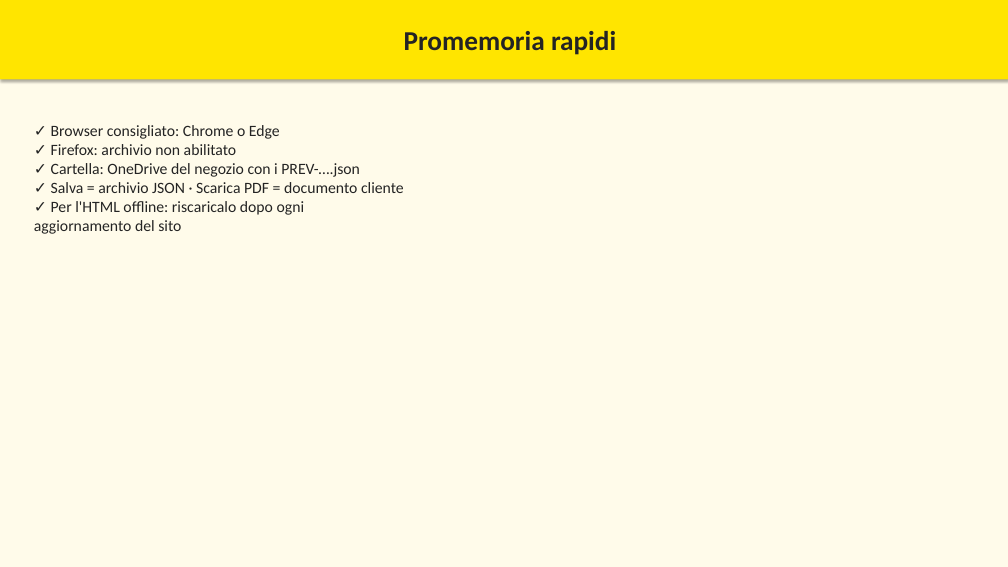
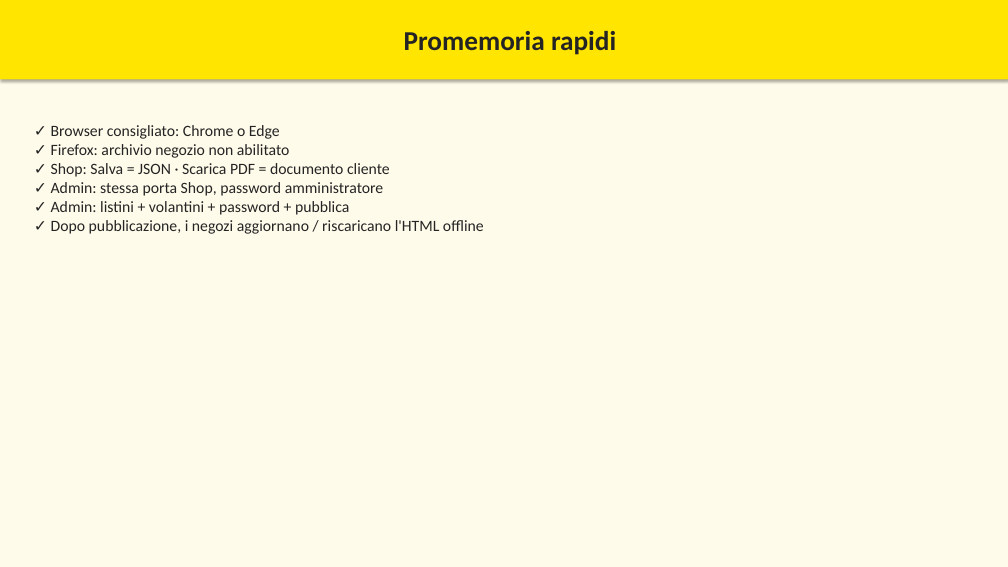
Before and after one commit to MBRP95/Preventivatore, a slide deck: slide 19 of docs/manuale/Manuale_Preventivatore_Shop_Assistant.pptx (slide 13 before the commit). Drawn at 1008x567 pixels with LibreOffice and Linux fonts; fonts in the diff are those of the drawing. Boxes give left, top, right and bottom in pixels: in the first picture for what was removed or moved away, otherwise in the second. Text is boxed around its words. In the diff, an @@ line names an element or a change of style, - is before the commit and + after.

```diff
--- a/docs/manuale/Manuale_Preventivatore_Shop_Assistant.pptx
+++ b/docs/manuale/Manuale_Preventivatore_Shop_Assistant.pptx
@@ text at (51,144,484,234): text changed @@
-✓ Firefox: archivio non abilitato
-✓ Cartella: OneDrive del negozio con i PREV-….json
-✓ Salva = archivio JSON · Scarica PDF = documento cliente
-✓ Per l'HTML offline: riscaricalo dopo ogni aggiornamento del sito
+✓ Firefox: archivio negozio non abilitato
+✓ Shop: Salva = JSON · Scarica PDF = documento cliente
+✓ Admin: stessa porta Shop, password amministratore
+✓ Admin: listini + volantini + password + pubblica
+✓ Dopo pubblicazione, i negozi aggiornano / riscaricano l'HTML offline
```
Also in this commit, not shown: 2 other slides changed, 6 slides added, 7 other files.
